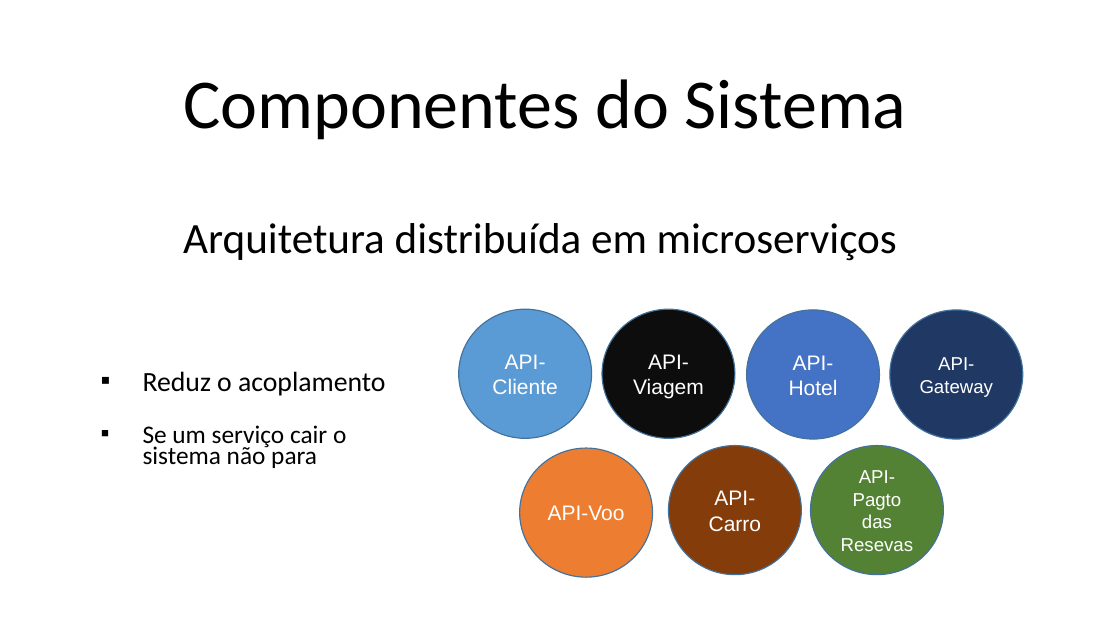
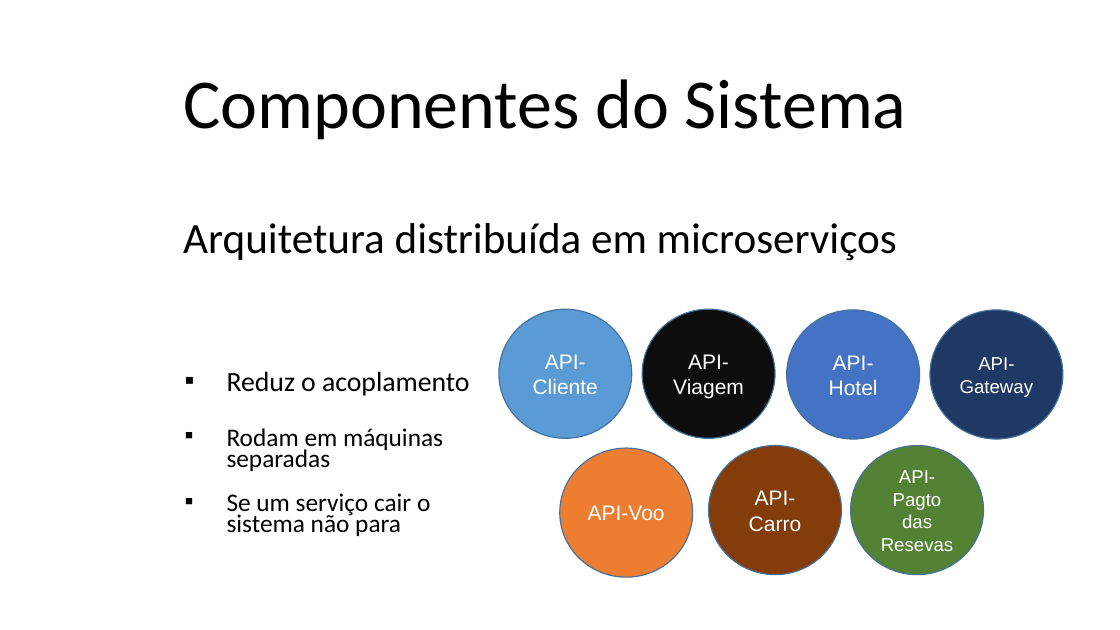
Before and after one commit to silvairsoares/Agente_de_Viagens, a slide deck: slide 5 of SlideFinalEmAndamento.pptx. Drawn at 1120x630 pixels with LibreOffice and Linux fonts; fonts in the diff are those of the drawing. Boxes give left, top, right and bottom in pixels: in the first picture for what was removed or moved away, otherwise in the second. Text is boxed around its words. In the diff, an @@ line names an element or a change of style, - is before the commit and + after.

```diff
--- a/SlideFinalEmAndamento.pptx
+++ b/SlideFinalEmAndamento.pptx
@@ text "Reduz o acoplamento": place and size @@
-text "Reduz o acoplamento" at (143, 371, 386, 396)
+text "Reduz o acoplamento" at (227, 371, 470, 396)
@@ text added at (227, 428, 443, 471), 21.7 pt, text #000000 @@
+▪ Rodam em máquinas separadas
@@ 7 ellipses: place and size @@
-7 ellipses at (459, 309, 1023, 577)
+7 ellipses at (499, 309, 1063, 577)
@@ text "Se um serviço cair o ...": place and size @@
-text "Se um serviço cair o ..." at (143, 425, 346, 468)
+text "Se um serviço cair o ..." at (227, 493, 430, 536)
```
Also in this commit, not shown: 1 other slide changed, 1 slide added.
